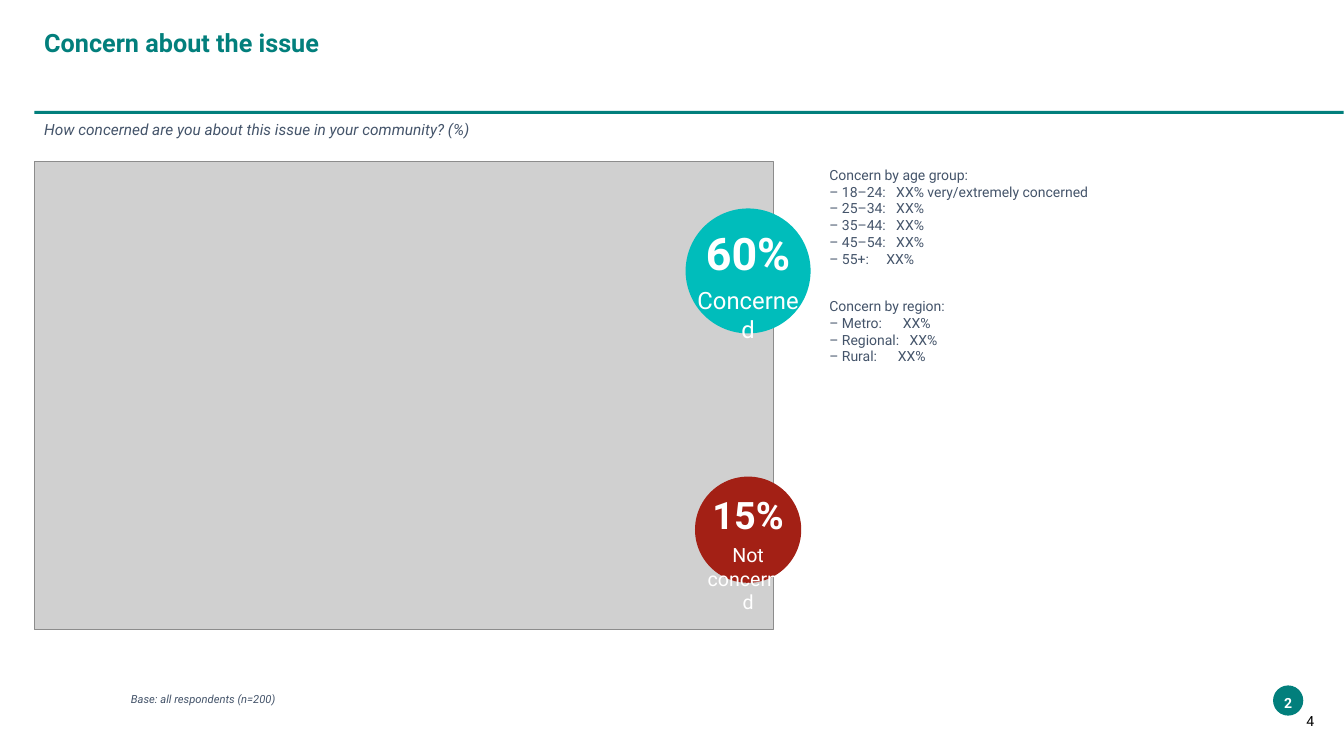
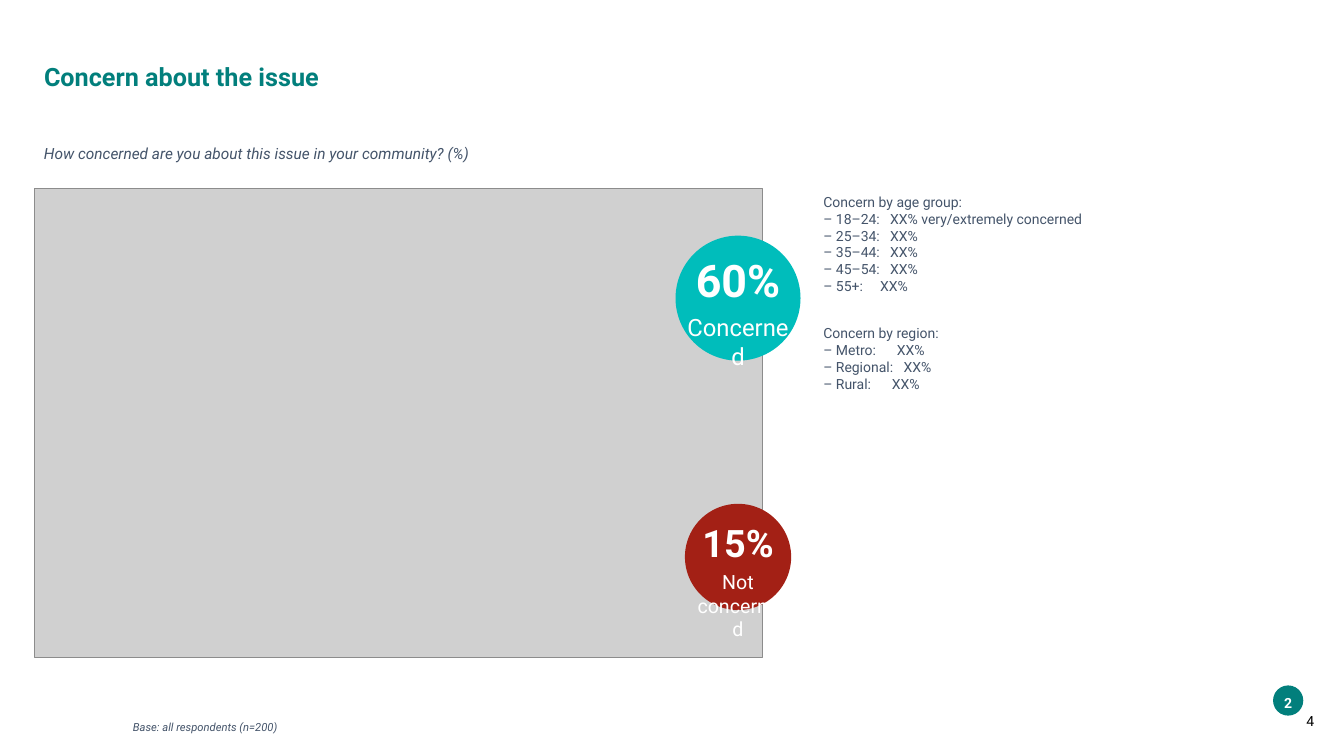
Before and after one commit to ThomasB4242/Test-1, a slide deck: slide 4 of sample_data/output_new.pptx. Drawn at 1344x756 pixels with LibreOffice and Linux fonts; fonts in the diff are those of the drawing; grey boxes stand for pictures; background and template pictures are left out. Boxes give left, top, right and bottom in pixels: in the first picture for what was removed or moved away, otherwise in the second. Text is boxed around its words. In the diff, an @@ line names an element or a change of style, - is before the commit and + after.

```diff
--- a/sample_data/output_new.pptx
+++ b/sample_data/output_new.pptx
@@ title "Concern about the issue": place and size @@
-title "Concern about the issue" at box(44, 33, 319, 53)
+title "Concern about the issue" at box(44, 67, 318, 87)
@@ title "Concern about the issue" at box(44, 67, 318, 87): line spacing 1 to 0.9; vertical alignment top to middle @@
@@ rectangle removed at box(34, 111, 1344, 114) @@
@@ text "How concerned are you about ..." at box(44, 147, 444, 163): line spacing 1 to 1.1 @@
@@ text "How concerned are you about ...": place and size @@
-text "How concerned are you about ..." at box(44, 123, 444, 139)
+text "How concerned are you about ..." at box(44, 147, 444, 163)
@@ picture: place and size @@
-picture at box(34, 161, 773, 630)
+picture at box(34, 189, 763, 657)
@@ text "Concern by age group:": place and size @@
-text "Concern by age group:" at box(829, 169, 1088, 361)
+text "Concern by age group:" at box(823, 196, 1082, 389)
@@ 2 texts, 2 ellipses: place and size @@
-2 texts, 2 ellipses at box(686, 209, 811, 583)
+2 texts, 2 ellipses at box(676, 236, 801, 610)
@@ text "Concerned": place and size @@
-text "Concerned" at box(686, 281, 811, 327)
+text "Concerned" at box(676, 309, 801, 354)
@@ text "Not concerned": place and size @@
-text "Not concerned" at box(732, 548, 764, 562)
+text "Not concerned" at box(722, 575, 754, 590)
@@ text "Base: all respondents (n=200)": place and size @@
-text "Base: all respondents (n=200)" at box(131, 694, 276, 706)
+text "Base: all respondents (n=200)" at box(133, 722, 277, 734)
@@ text "Base: all respondents (n=200)" at box(133, 722, 277, 734): line spacing 1 to 1.1 @@
```
Also in this commit, not shown: 4 other slides changed, 2 other files.
